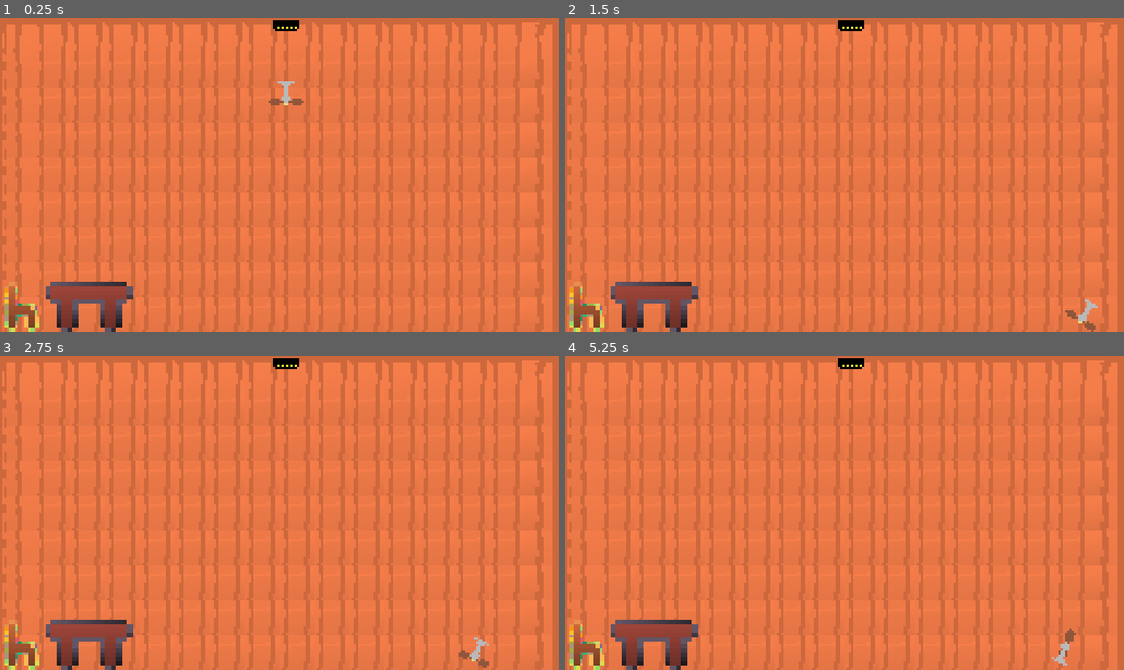
Above: before the commit, frames 1-4 (two rows, left to right).
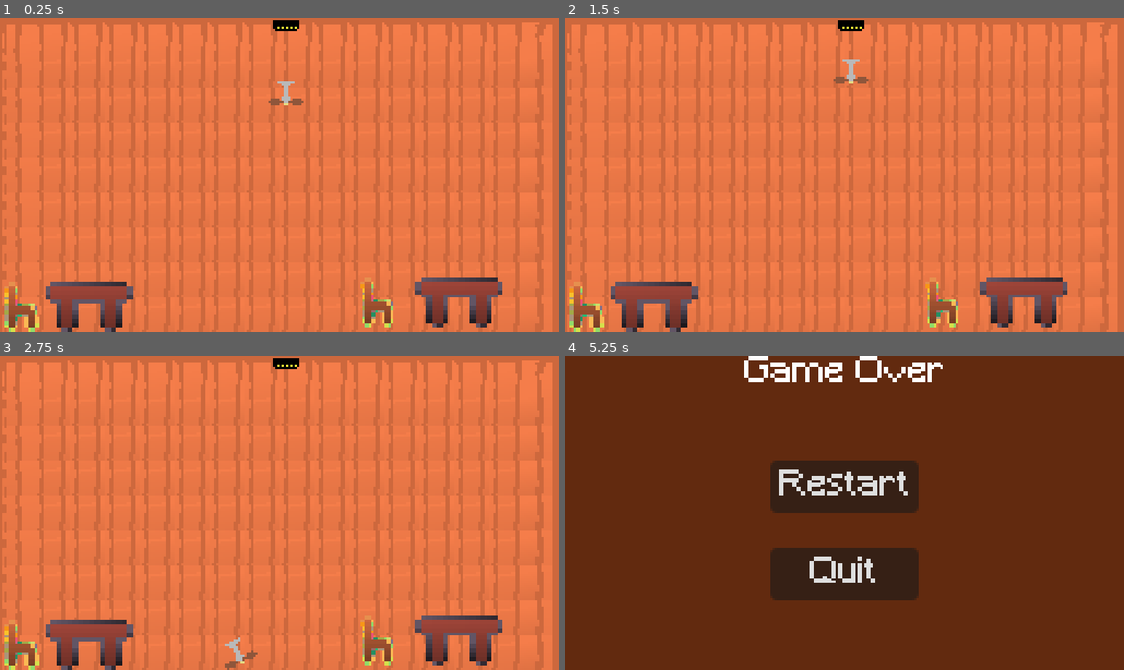
Above: after the commit, the same moments.

Repository: jreje/fan
Game: Godot game, scene res://Main.tscn
Two runs of this game, one before a commit and one after it. Both use one fixed random seed, a clock stepped at 60 frames per second and the inputs below.
Inputs (mouse positions are in pixels of both pictures, inside the frame that each line leads up to):
- Up to frame 1 (0.25 s): no input
- Up to frame 2 (1.5 s): hold D (tilt_right) 0.53-1.25 s; hold Space (fly) 0.53-1.25 s; click (844, 149) at 1.25 s, where only the run after the commit has a clickable "Restart"
- Up to frame 3 (2.75 s): hold A (tilt_left) from 2.03 s (still down); tap Space (fly) at 2.1 s
- Up to frame 4 (5.25 s): release A (tilt_left) at 2.78 s; hold D (tilt_right) 2.78-3.5 s; hold Space (fly) 2.78-3.5 s; click (844, 487) at 3.5 s, where only the run after the commit has a clickable "Restart"; hold D (tilt_right) 4.28-5.03 s; tap Space (fly) at 4.35 s; hold A (tilt_left) from 5.03 s (still down); hold Space (fly) from 5.03 s (still down)

The runs differ from the first frame. In frame 1, 2.2% of the frame differs, in the area x 64-90%, y 82-99%; in frame 2, 2.5%; in frame 3, 2.4%; in frame 4, 100%, in the area x 0-100%, y 0-100%.

Commit message:
more obstacles + plane png

Diff:
--- a/Main.tscn
+++ b/Main.tscn
@@ -90,3 +90,9 @@
 
 [node name="table" parent="." unique_id=1952275475 instance=ExtResource("7_lgr22")]
 position = Vector2(6, 121)
+
+[node name="table2" parent="." unique_id=895405684 instance=ExtResource("7_lgr22")]
+position = Vector2(175, 119)
+
+[node name="chairscn2" parent="." unique_id=1170459740 instance=ExtResource("6_3dxm6")]
+position = Vector2(168, 122)
Binary file added: level/obstacles/plane.png
Not shown, added: level/obstacles/plane.png.import
